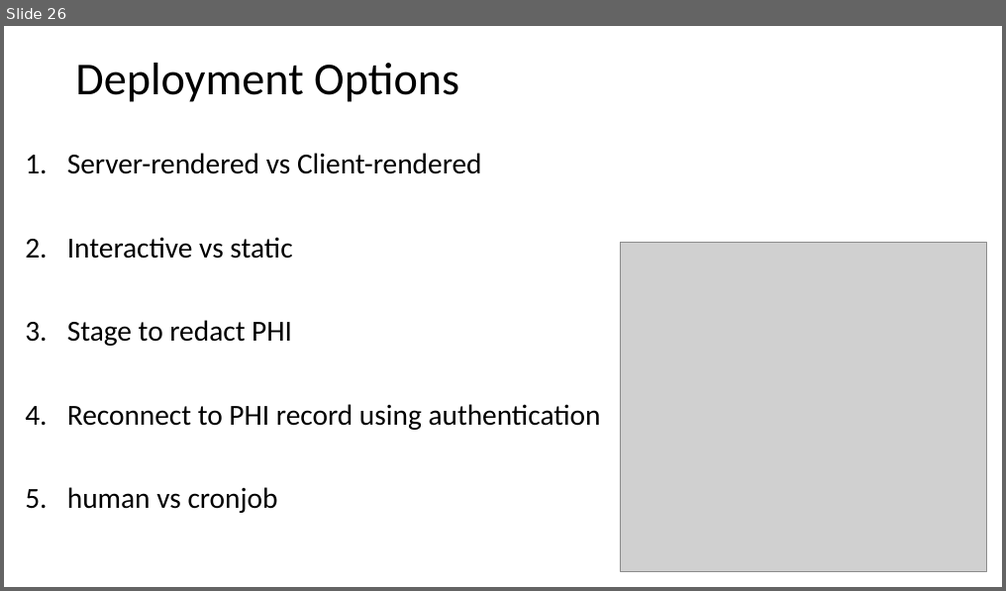
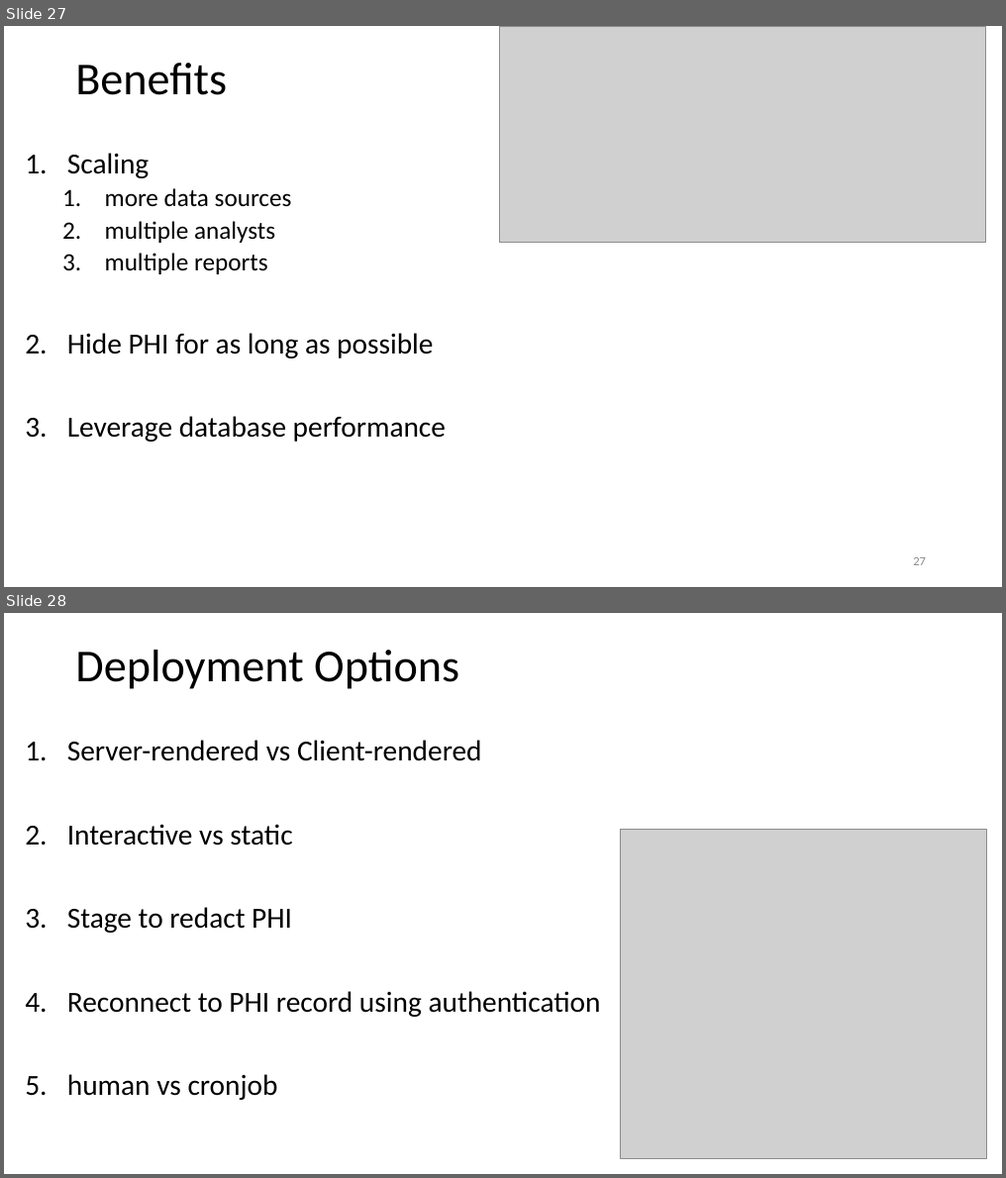
Before and after one commit to dss-ialh/displaying-health-data, a slide deck: documentation/products/beasley/dhd-2018-uvic-3-a-beasley-2018-11-29.pptx. Shown one above the other, each under a label of ours: slide 26 before the commit, slides 27 and 28 after it. The pictures are 1006x591 and 1006x1178 pixels, drawn with LibreOffice and Linux fonts; fonts in the diff are those of the drawing; grey boxes stand for pictures. Boxes give left, top, right and bottom in pixels: in the first picture for what was removed or moved away, otherwise in the second. Text is boxed around its words. In the diff, an @@ line names an element or a change of style, - is before the commit and + after.

```diff
--- a/documentation/products/beasley/dhd-2018-uvic-3-a-beasley-2018-11-29.pptx
+++ b/documentation/products/beasley/dhd-2018-uvic-3-a-beasley-2018-11-29.pptx
@@ slide 27 added at [4, 26, 1002, 587], background #FFFFFF @@
@@ picture added at [500, 26, 986, 243] @@
@@ title added at [75, 63, 227, 95], 44 pt, text #000000 @@
+Benefits
@@ text added at [67, 153, 446, 442], 28 pt, text #000000 @@
+1. Scaling
+  1. more data sources
+  2. multiple analysts
+  3. multiple reports
+2. Hide PHI for as long as possible
+3. Leverage database performance
@@ page number added at [913, 558, 926, 566], 12 pt, text #8C8C8C @@
+27
@@ what was slide 26 is now slide 28 @@
```
Also in this commit, not shown: 4 slides changed, 2 other slides added, 1 slide removed, 1 other file.
